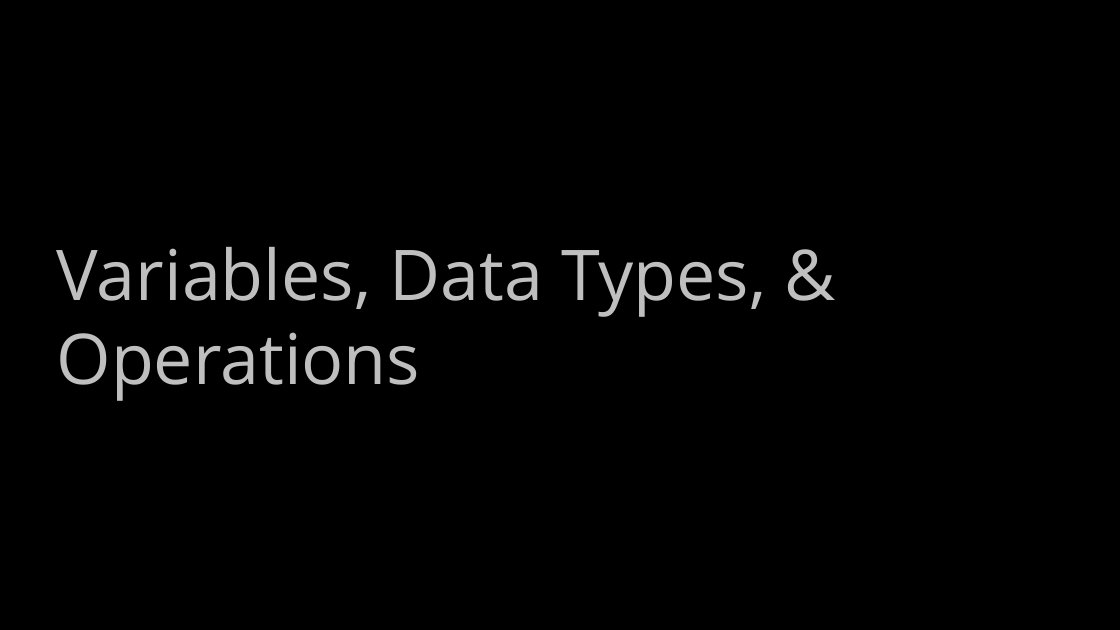
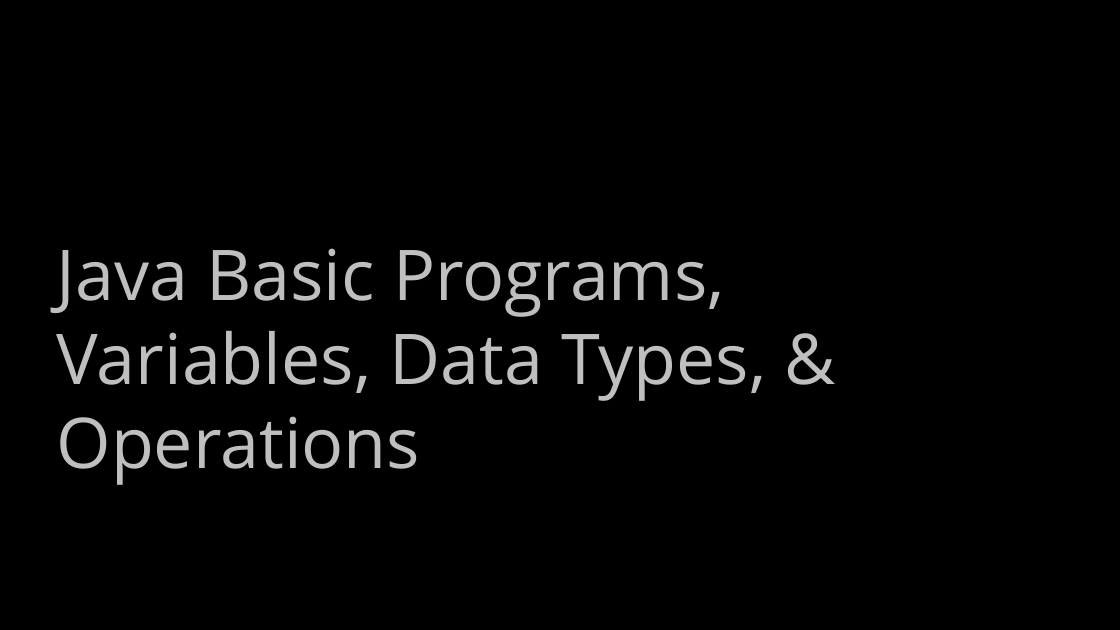
Before and after one commit to ckiefriter1/PT-BESD, a slide deck: slide 15 of Week1/BESD Week 1.pptx (slide 12 before the commit). Drawn at 1120x630 pixels with LibreOffice and Linux fonts; fonts in the diff are those of the drawing. Boxes give left, top, right and bottom in pixels: in the first picture for what was removed or moved away, otherwise in the second. Text is boxed around its words. In the diff, an @@ line names an element or a change of style, - is before the commit and + after.

```diff
--- a/Week1/BESD Week 1.pptx
+++ b/Week1/BESD Week 1.pptx
@@ text at (57,248,725,317): paragraph added @@
+Java Basic Programs,
```
Also in this commit, not shown: 2 other slides changed.
